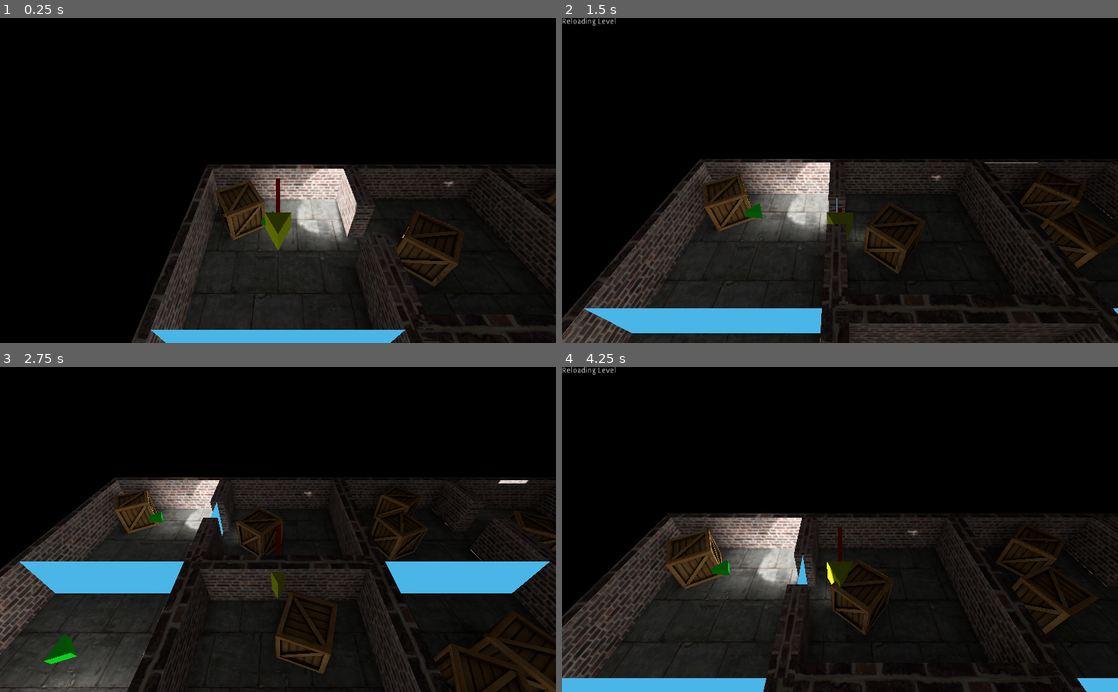
Above: before the commit, frames 1-4 (two rows, left to right).
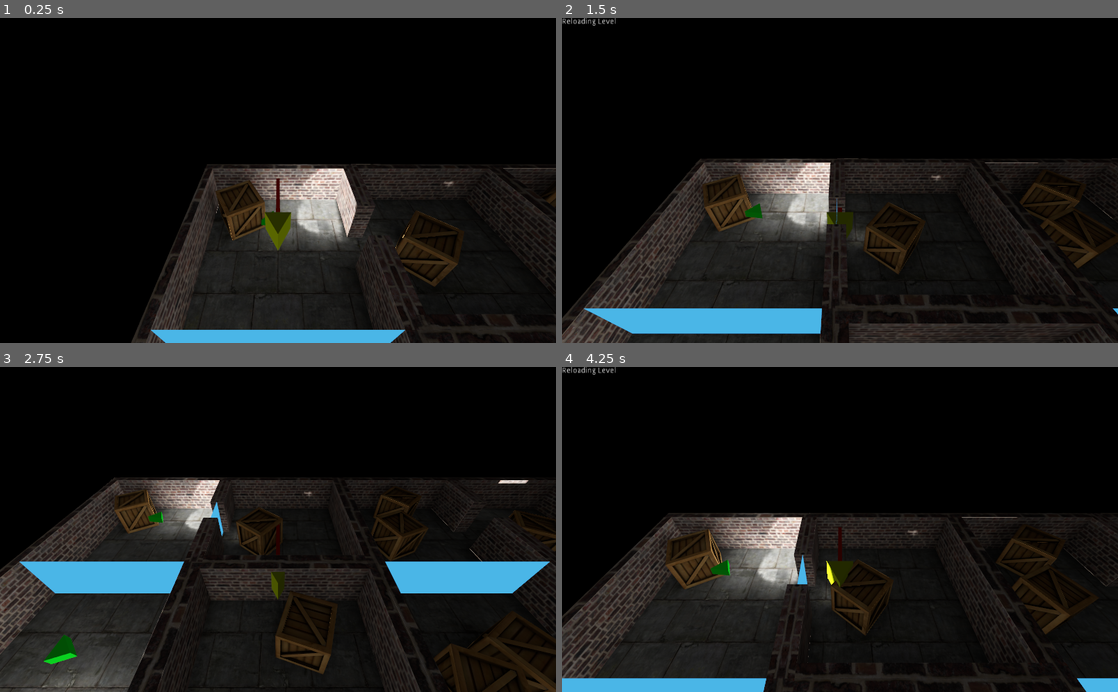
Above: after the commit, the same moments.

Repository: lawnjelly/lportal-demos
Game: Godot game, scene res://Root.tscn
Same seed, same stepped clock (60 frames per second), same inputs: the game is played once before the commit and once after it.
Inputs (mouse positions are in pixels of both pictures, inside the frame that each line leads up to):
- Up to frame 1 (0.25 s): no input
- Up to frame 2 (1.5 s): tap Enter (ui_accept) at 0.5, 0.77 s; move the mouse to (962, 164) at 0.52 s; hold Right (ui_right) 0.53-1.28 s; move the mouse to (728, 196) at 1.27 s; hold Down (ui_down) from 1.28 s (still down)
- Up to frame 3 (2.75 s): tap Enter (ui_accept) at 1.52 s; move the mouse to (333, 458) at 2.02 s; release Down (ui_down) at 2.03 s; hold Right (ui_right) from 2.03 s (still down)
- Up to frame 4 (4.25 s): move the mouse to (812, 594) at 2.77 s; release Right (ui_right) at 2.78 s; hold Up (ui_up) 2.78-3.53 s; tap Enter (ui_accept) at 3.02, 3.77 s; move the mouse to (1006, 578) at 3.52 s; hold Left (ui_left) from 3.53 s (still down)

The runs differ from the first frame. In frame 1, 0.2% of the frame differs, in the area x 26-100%, y 44-100%; in frame 2, 0.4%, in the area x 0-100%, y 43-99%; in frame 3, 0.4%; in frame 4, 0.4%.
Error before the commit: Invalid call. Nonexistent function 'rooms_convert' in base 'Node'. (res://Root.gd:85)
Error after the commit: Invalid call. Nonexistent function 'rooms_convert' in base 'Node'. (res://Root.gd:72)

Commit message:
Simplified, made m_bPrepare more obvious

Diff:
--- a/BoxRooms/Root.gd
+++ b/BoxRooms/Root.gd
@@ -1,5 +1,9 @@
 extends Spatial
 
+##############################
+# Change this from false to true to create the UVs, the proxy, and the final UV mapped level
+var m_bPrepare = false
+##############################
 
 var cam_third
 var cam_first
@@ -14,7 +18,6 @@
 var m_bDebugBounds = false
 var m_bMouseCaptured = false
 
-var m_bPrepare = false
 var m_bFirstRun = true
 
 var m_ptVel = Vector3(0, 0, 0)
@@ -25,26 +28,10 @@
 var m_iTick = 0
 
 
-func setup_monsters():
-
-	var mon = load("res://Monster/Monster.tscn")
-	for i in range (4):
-		var m = mon.instance()
-		$Monsters.add_child(m)
-		m.setup(MAP_SIZE_X * 4, MAP_SIZE_Y * 4)
-	pass
-
-func register_monsters():
-	for i in range ($Monsters.get_child_count()):
-		var mon = $Monsters.get_child(i)
-		m_RoomManager.dob_register(mon, 0.5)
-
-
 
 # Called when the node enters the scene tree for the first time.
 func _ready():
 	m_RoomManager = $LRoomManager
-	m_bPrepare = false
 
 
 	m_Controller = $Controller
@@ -172,12 +159,14 @@
 	pass
 
 
+# mouse look
 func _unhandled_input(event):
 	if event is InputEventMouseMotion and Input.get_mouse_mode() == Input.MOUSE_MODE_CAPTURED:
 		m_Controller.rotate_y(-event.relative.x * m_MouseSensitivity)
 		cam_first.rotate_x(-event.relative.y * m_MouseSensitivity)
 		cam_first.rotation.x = clamp(cam_first.rotation.x, -1.2, 1.2)
 
+# 1st person shooter type control
 func move_firstperson(delta):
 
 	var angle = 0.0
@@ -215,6 +204,22 @@
 	# friction
 	m_ptVel *= 0.9
 
+
+func setup_monsters():
+
+	var mon = load("res://Monster/Monster.tscn")
+	for i in range (4):
+		var m = mon.instance()
+		$Monsters.add_child(m)
+		m.setup(MAP_SIZE_X * 4, MAP_SIZE_Y * 4)
+	pass
+
+func register_monsters():
+	for i in range ($Monsters.get_child_count()):
+		var mon = $Monsters.get_child(i)
+		m_RoomManager.dob_register(mon, 0.5)
+
+
 func _physics_process(delta):
 	m_iTick += 1
 	UpdateMessage()
--- a/BoxRooms/Root.tscn
+++ b/BoxRooms/Root.tscn
@@ -1,27 +1,22 @@
-[gd_scene load_steps=12 format=2]
+[gd_scene load_steps=10 format=2]
 
 [ext_resource path="res://Lightmaps/LightMap.png" type="Texture" id=1]
 [ext_resource path="res://world_env.tres" type="Environment" id=2]
 [ext_resource path="res://Root.gd" type="Script" id=3]
 
-[sub_resource type="SphereMesh" id=1]
+[sub_resource type="CubeMesh" id=1]
 
 [sub_resource type="SpatialMaterial" id=2]
-albedo_color = Color( 0.992157, 0, 0, 1 )
+albedo_color = Color( 1, 0.196078, 0.0901961, 1 )
 
-[sub_resource type="CubeMesh" id=3]
+[sub_resource type="PrismMesh" id=3]
 
 [sub_resource type="SpatialMaterial" id=4]
-albedo_color = Color( 1, 0.196078, 0.0901961, 1 )
-
-[sub_resource type="PrismMesh" id=5]
-
-[sub_resource type="SpatialMaterial" id=6]
 albedo_color = Color( 0.898039, 1, 0.00392157, 1 )
 
-[sub_resource type="CubeMesh" id=7]
+[sub_resource type="CubeMesh" id=5]
 
-[sub_resource type="BakedLightmapData" id=8]
+[sub_resource type="BakedLightmapData" id=6]
 bounds = AABB( -8.79012, -0.878886, -8.55315, 17.5802, 1.75777, 17.1063 )
 cell_space_transform = Transform( 1.04167, 0, 0, 0, 1.04167, 0, 0, 0, 1.04167, 9.15638, 0.915506, 8.90953 )
 cell_subdiv = 6
@@ -35,12 +30,6 @@
 environment = ExtResource( 2 )
 
 [node name="Monsters" type="Spatial" parent="."]
-
-[node name="Indicator" type="MeshInstance" parent="."]
-transform = Transform( 0.5, 0, 0, 0, 0.5, 0, 0, 0, 0.5, 0, 0, 0 )
-visible = false
-mesh = SubResource( 1 )
-material/0 = SubResource( 2 )
 
 [node name="UI" type="Node2D" parent="."]
 
--- a/BoxRooms/project.godot
+++ b/BoxRooms/project.godot
@@ -45,4 +45,5 @@
 quality/shadow_atlas/size.mobile=512
 quality/shadows/filter_mode=0
 environment/default_clear_color=Color( 0, 0, 0, 1 )
+quality/filters/msaa=4
 environment/default_environment="res://world_env.tres"
Not shown: 3 places in BoxRooms/Root.tscn that only renumber resources
